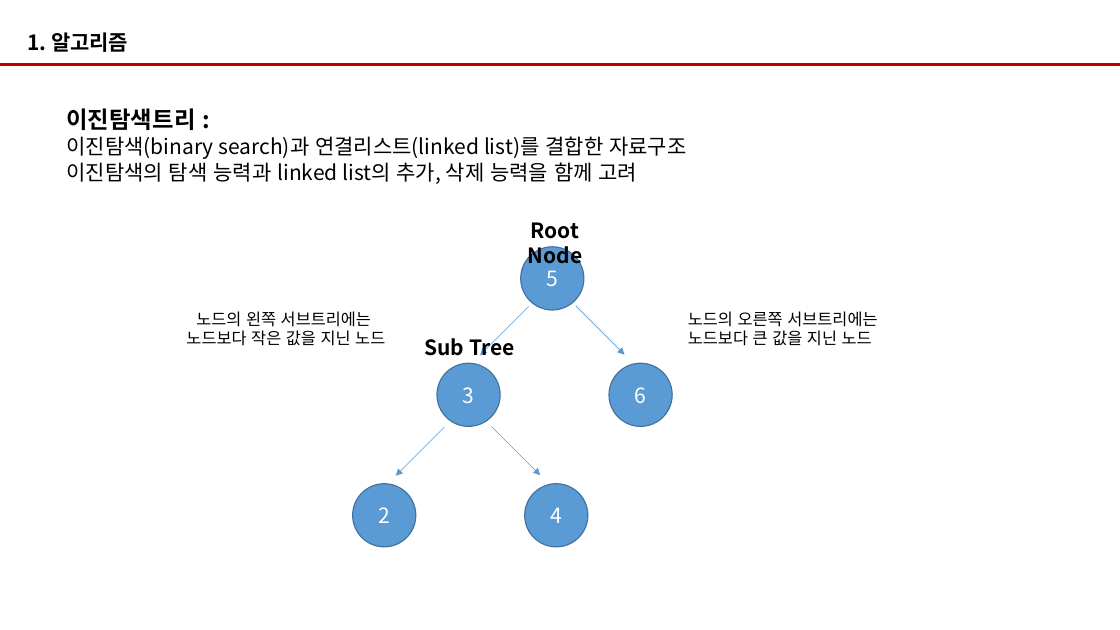
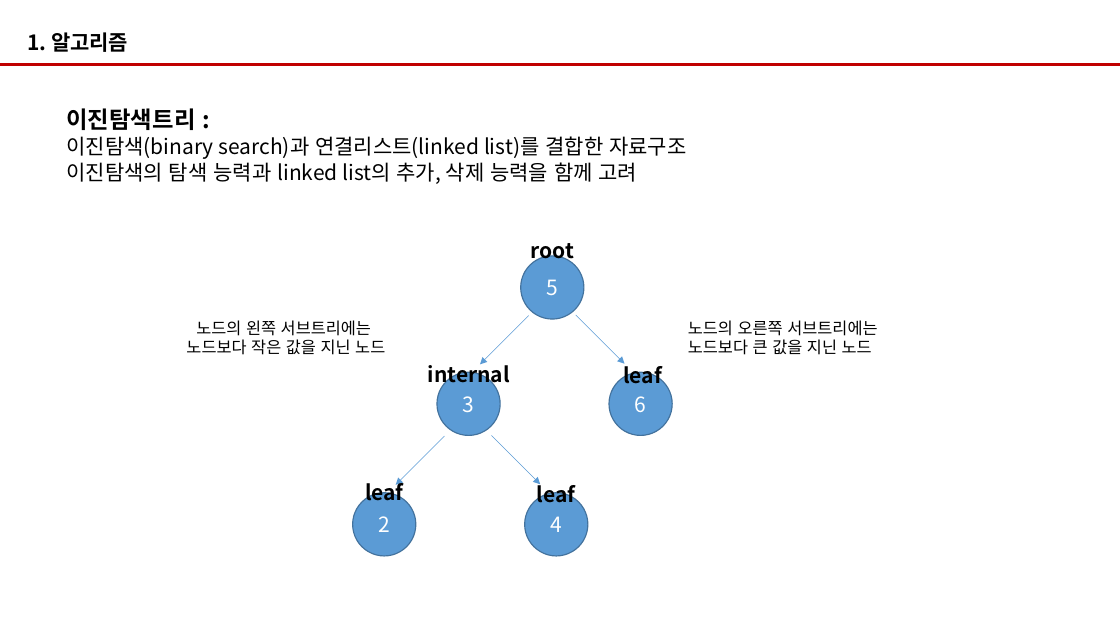
Before and after one commit to lectureazi/algorithm, a slide deck: slide 26 of 알고리즘수업자료.pptx (slide 24 before the commit). Drawn at 1120x630 pixels with LibreOffice and Linux fonts; fonts in the diff are those of the drawing. Boxes give left, top, right and bottom in pixels: in the first picture for what was removed or moved away, otherwise in the second. Text is boxed around its words. In the diff, an @@ line names an element or a change of style, - is before the commit and + after.

```diff
--- a/알고리즘수업자료.pptx
+++ b/알고리즘수업자료.pptx
@@ text at [530,243,573,263]: text changed @@
-Root
-Node
+root
@@ text removed at [424,335,514,356] @@
-Sub Tree
@@ text added at [428,361,510,387], 18 pt, text #000000, bold @@
+internal
@@ text added at [623,362,662,384], 18 pt, text #000000, bold @@
+leaf
@@ 5 ellipses, 4 arrows, 2 texts: place and size @@
-5 ellipses, 4 arrows, 2 texts at [186,247,877,547]
+5 ellipses, 4 arrows, 2 texts at [186,256,877,556]
@@ text added at [365,480,404,501], 18 pt, text #000000, bold @@
+leaf
@@ text added at [537,481,576,503], 18 pt, text #000000, bold @@
+leaf
```
Also in this commit, not shown: 4 other slides changed, 3 slides added, 1 slide removed, 27 other files.
